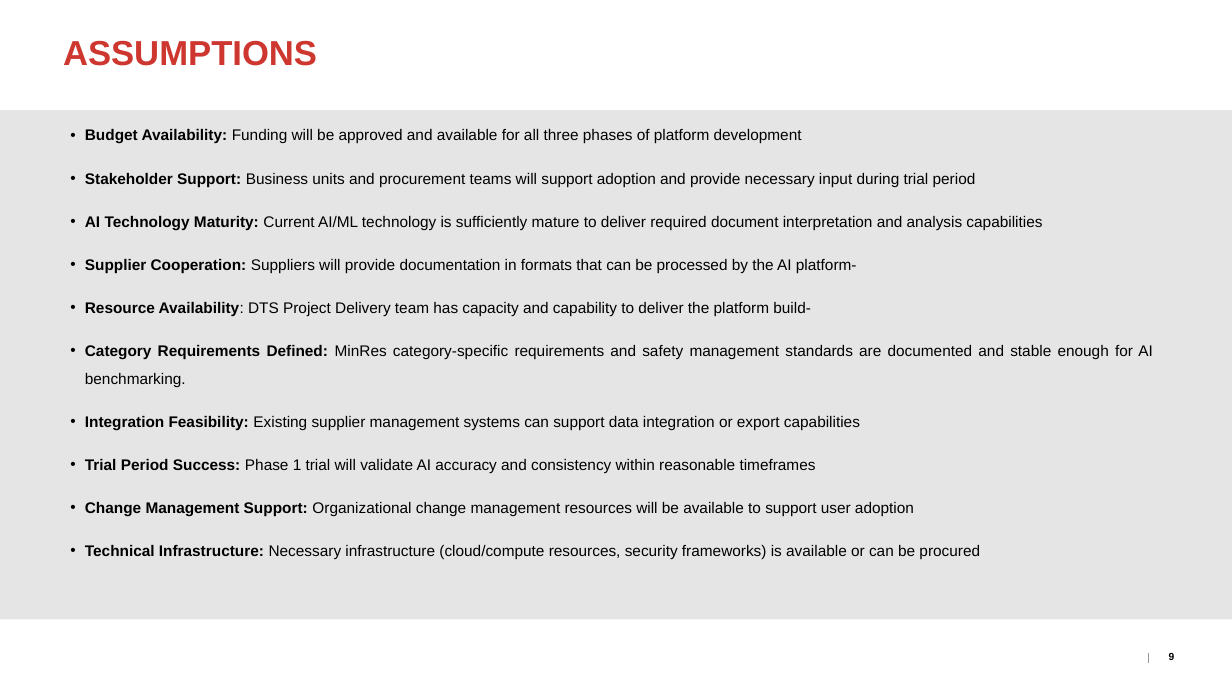
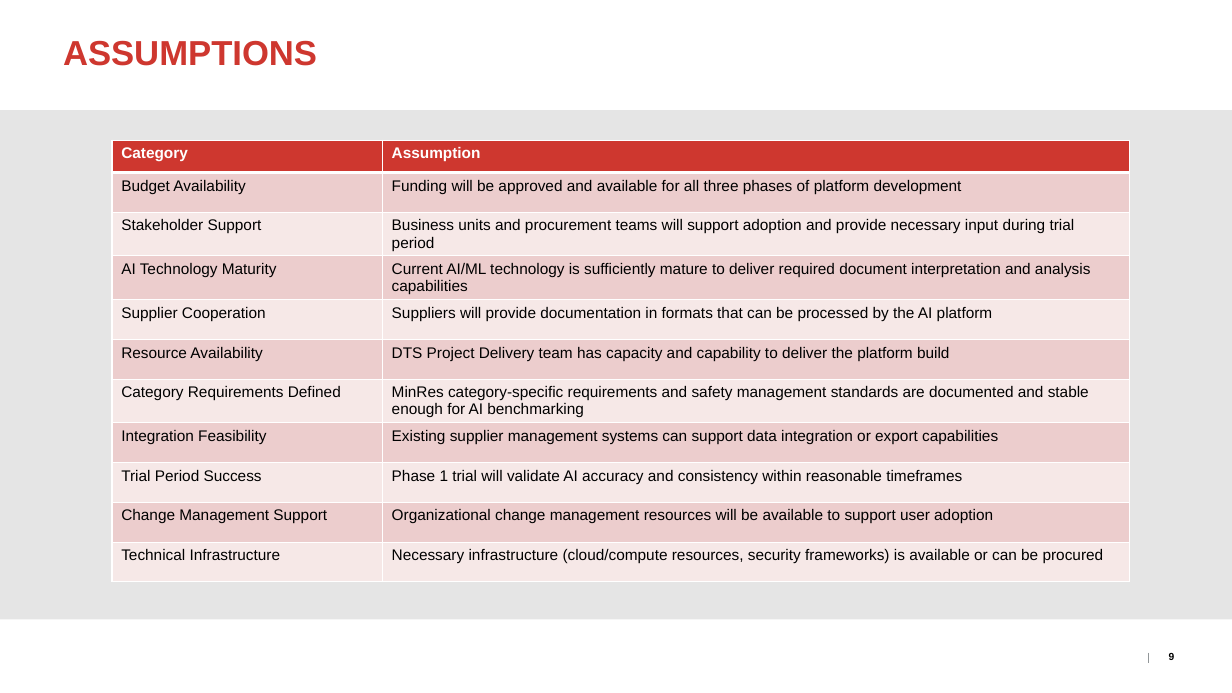
Before and after one commit to ChrisP-MRL/sponsor-brief-requirements-extractor, a slide deck: slide 9 of .claude/skills/code-review/templates/PRJ-Sponsor Brief.pptx. Drawn at 1232x693 pixels with LibreOffice and Linux fonts; fonts in the diff are those of the drawing; background and template pictures are left out. Boxes give left, top, right and bottom in pixels: in the first picture for what was removed or moved away, otherwise in the second. Text is boxed around its words. In the diff, an @@ line names an element or a change of style, - is before the commit and + after.

```diff
--- a/.claude/skills/code-review/templates/PRJ-Sponsor Brief.pptx
+++ b/.claude/skills/code-review/templates/PRJ-Sponsor Brief.pptx
@@ text removed at (85,129,1153,560) @@
-• Budget Availability: Funding will be approved and available for all three phases of platform development
-• Stakeholder Support: Business units and procurement teams will support adoption and provide necessary input during trial period
-• AI Technology Maturity: Current AI/ML technology is sufficiently mature to deliver required document interpretation and analysis capabilities
-• Supplier Cooperation: Suppliers will provide documentation in formats that can be processed by the AI platform-
-• Resource Availability: DTS Project Delivery team has capacity and capability to deliver the platform build-
-• Category Requirements Defined: MinRes category-specific requirements and safety management standards are documented and stable enough for AI benchmarking.
-• Integration Feasibility: Existing supplier management systems can support data integration or export capabilities
-• Trial Period Success: Phase 1 trial will validate AI accuracy and consistency within reasonable timeframes
-• Change Management Support: Organizational change management resources will be available to support user adoption
-• Technical Infrastructure: Necessary infrastructure (cloud/compute resources, security frameworks) is available or can be procured
@@ table added at (112,140,1130,583), 11 rows, 2 columns @@
+Category | Assumption
+Budget Availability | Funding will be approved and available for all three phases of platform development
+Stakeholder Support | Business units and procurement teams will support adoption and provide necessary input during trial period
+AI Technology Maturity | Current AI/ML technology is sufficiently mature to deliver required document interpretation and analysis capabilities
+Supplier Cooperation | Suppliers will provide documentation in formats that can be processed by the AI platform
+Resource Availability | DTS Project Delivery team has capacity and capability to deliver the platform build
+Category Requirements Defined | MinRes category-specific requirements and safety management standards are documented and stable enough for AI benchmarking
+Integration Feasibility | Existing supplier management systems can support data integration or export capabilities
+Trial Period Success | Phase 1 trial will validate AI accuracy and consistency within reasonable timeframes
+Change Management Support | Organizational change management resources will be available to support user adoption
+Technical Infrastructure | Necessary infrastructure (cloud/compute resources, security frameworks) is available or can be procured
```
Also in this commit, not shown: 8 other slides changed, 13 other files.
